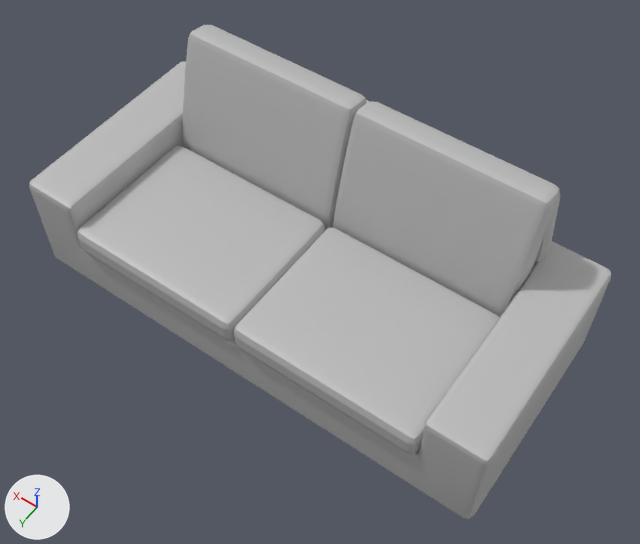
An edit to the FBX model Aprendizagem 3D 2/Assets/Models/Sala/SofaPorta/PROP_sofa.fbx, drawn before and after from the same camera.
Before and after are seen from a 50 mm lens placed at (0.18, 0.247, 0.331), pointed at (0.309, 0.066, 0.047). The lights are fixed; the arrows at lower left show +X, +Y and +Z. Where no turn or scale is listed for an object, it has been applied to the vertices.

Script lines for the objects in view, before the commit:
```python
me_mesh = bpy.data.meshes.new('Mesh')
me_mesh.from_pydata(...)  # 372 vertices, 396 faces; spans x -0.11..0.11, y -0.111..-0.011, z -0.005..0.073
me_mesh.materials.append(mat_lambert1)  # grey #bcbcbc
me_mesh_001 = bpy.data.meshes.new('Mesh.001')
me_mesh_001.from_pydata(...)  # 150 vertices, 156 faces; spans x -0.0838..-0.0002, y -0.0331..0.0331, z -0.0073..0.0073
me_mesh_001.materials.append(mat_lambert1)  # grey #bcbcbc
me_mesh_002 = bpy.data.meshes.new('Mesh.002')
me_mesh_002.from_pydata(...)  # 150 vertices, 156 faces; spans x -0.0418..0.0418, y -0.0331..0.0331, z -0.0073..0.0073
me_mesh_002.materials.append(mat_lambert1)  # grey #bcbcbc
me_mesh_003 = bpy.data.meshes.new('Mesh.003')
me_mesh_003.from_pydata(...)  # 150 vertices, 156 faces; spans x -0.0418..0.0418, y -0.0124..0.0155, z -0.0329..0.0333
me_mesh_003.materials.append(mat_lambert1)  # grey #bcbcbc
me_mesh_004 = bpy.data.meshes.new('Mesh.004')
me_mesh_004.from_pydata(...)  # 150 vertices, 156 faces; spans x -0.0418..0.0418, y -0.0124..0.0155, z -0.0329..0.0333
me_mesh_004.materials.append(mat_lambert1)  # grey #bcbcbc
ob_almofadaacento = bpy.data.objects.new('AlmofadaAcento', me_mesh_001)
ob_almofadaacento.location = (0.3204, 0.0779, 0.0436)
ob_almofadaacento2 = bpy.data.objects.new('AlmofadaAcento2', me_mesh_002)
ob_almofadaacento2.location = (0.3624, 0.0779, 0.0436)
ob_almofadaencosto = bpy.data.objects.new('AlmofadaEncosto', me_mesh_003)
ob_almofadaencosto.location = (0.2787, 0.0292, 0.0678)
ob_almofadaencosto2 = bpy.data.objects.new('AlmofadaEncosto2', me_mesh_004)
ob_almofadaencosto2.location = (0.3624, 0.0292, 0.0678)
ob_estrutura = bpy.data.objects.new('Estrutura', me_mesh)
ob_estrutura.location = (0.3206, 0.1199, 0.016)
```
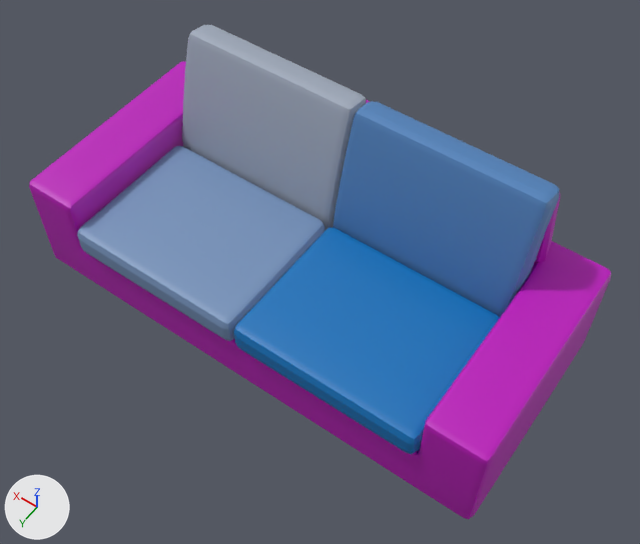
Where the newer file only moved an object's origin or applied its transform, the numbers keep the older frame.

Location of each change, (x1, y1, x2, y2) in pixels of the pictures (640 x 544 px):
'Estrutura', recoloured (grey to pink)
    both: (29, 61, 611, 519)
'AlmofadaAcento', recoloured (grey to blue)
    both: (234, 227, 499, 454)
'AlmofadaEncosto', recoloured (grey to blue)
    both: (333, 101, 559, 318)
'AlmofadaAcento2', recoloured (grey to blue)
    both: (77, 146, 325, 341)
'AlmofadaEncosto2', recoloured
    both: (182, 25, 366, 230)

The edits, one by one:
Material 'estrutura1' (mat_estrutura1) is new.
Its base color is (0.5, 0.0, 0.499) (pink #bc00bb).
Material 'almofada9' (mat_almofada9) is new.
Its base color is (0.0835, 0.228, 0.5) (blue #5283bc).
Material 'almofada10' (mat_almofada10) is new.
Its base color is (0.356, 0.406, 0.5) (grey #a1abbc).
Material 'almofada8' (mat_almofada8) is new.
Its base color is (0.182, 0.292, 0.5) (blue #7693bc).
Material 'almofada7' (mat_almofada7) is new.
Its base color is (0.0, 0.173, 0.5) (blue #0073bc).
me_mesh has 372 vertices, 396 faces and spans x -0.11..0.11, y -0.111..-0.011, z -0.005..0.073.
me_mesh no longer uses material mat_lambert1 (grey #bcbcbc).
me_mesh now uses material mat_estrutura1 (pink #bc00bb).
me_mesh_001 has 150 vertices, 156 faces and spans x -0.0838..-0.0002, y -0.0331..0.0331, z -0.0073..0.0073.
me_mesh_001 no longer uses material mat_lambert1 (grey #bcbcbc).
me_mesh_001 now uses material mat_almofada7 (blue #0073bc).
me_mesh_003 has 150 vertices, 156 faces and spans x -0.0418..0.0418, y -0.0124..0.0155, z -0.0329..0.0333.
me_mesh_003 no longer uses material mat_lambert1 (grey #bcbcbc).
me_mesh_003 now uses material mat_almofada9 (blue #5283bc).
me_mesh_004 has 150 vertices, 156 faces and spans x -0.0418..0.0418, y -0.0124..0.0155, z -0.0329..0.0333.
me_mesh_004 no longer uses material mat_lambert1 (grey #bcbcbc).
me_mesh_004 now uses material mat_almofada10 (grey #a1abbc).
me_mesh_002 has 150 vertices, 156 faces and spans x -0.0418..0.0418, y -0.0331..0.0331, z -0.0073..0.0073.
me_mesh_002 no longer uses material mat_lambert1 (grey #bcbcbc).
me_mesh_002 now uses material mat_almofada8 (blue #7693bc).
